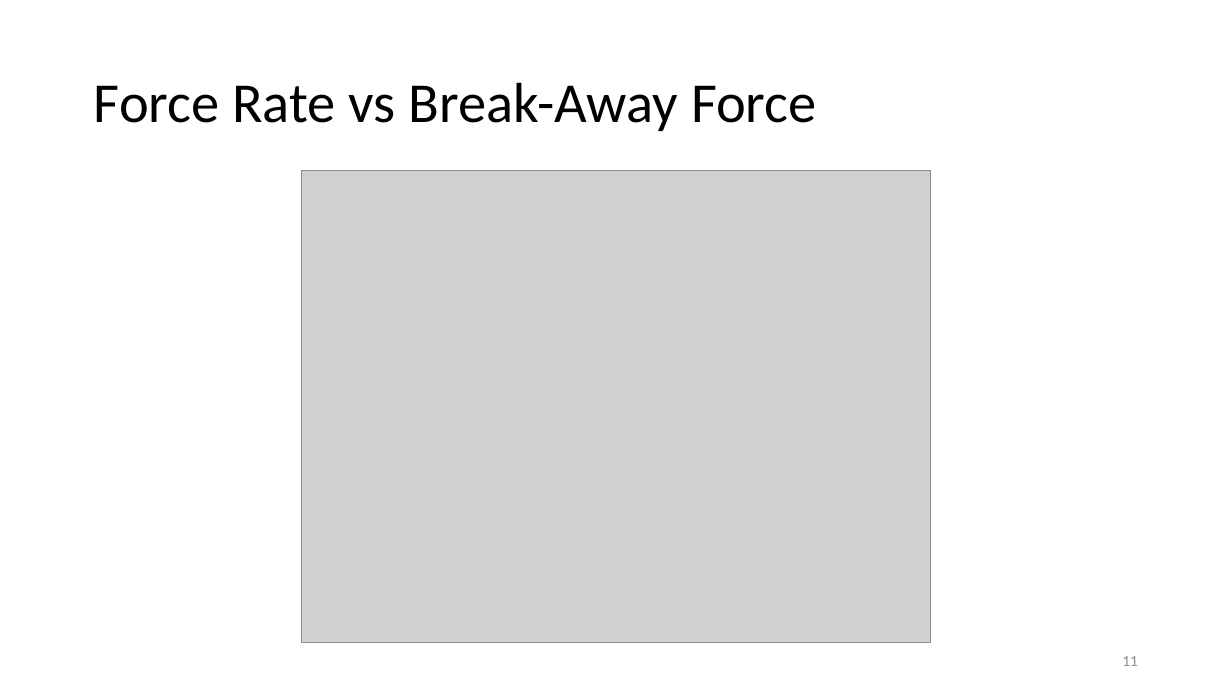
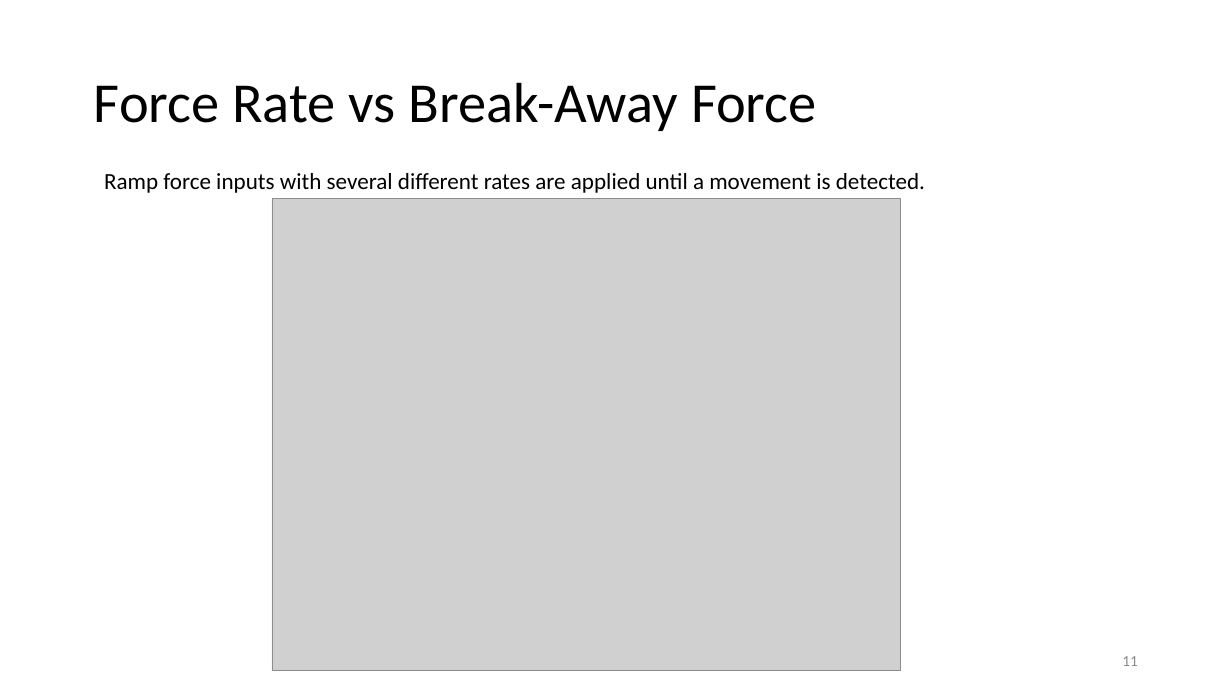
Before and after one commit to auralius/LuGre, a slide deck: slide 11 of The LuGre Friction Model.pptx. Drawn at 1232x693 pixels with LibreOffice and Linux fonts; fonts in the diff are those of the drawing; grey boxes stand for pictures. Boxes give left, top, right and bottom in pixels: in the first picture for what was removed or moved away, otherwise in the second. Text is boxed around its words. In the diff, an @@ line names an element or a change of style, - is before the commit and + after.

```diff
--- a/The LuGre Friction Model.pptx
+++ b/The LuGre Friction Model.pptx
@@ text added at (x1=104, y1=173, x2=925, y2=193), 18 pt, text #000000 @@
+Ramp force inputs with several different rates are applied until a movement is detected.
@@ picture moved from (x1=302, y1=171, x2=931, y2=642) to (x1=272, y1=199, x2=900, y2=670) @@
```
Also in this commit, not shown: 5 other slides changed.
